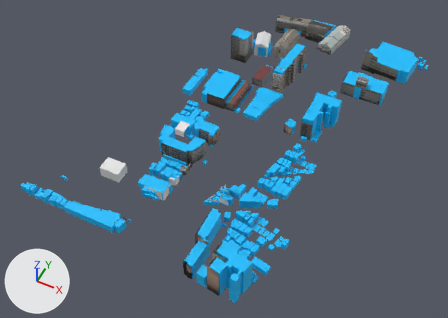
The Blender file モデリング/新家系ストラクチャ/北千住~南千住/関屋・河原/関屋.blend, before and after one commit.
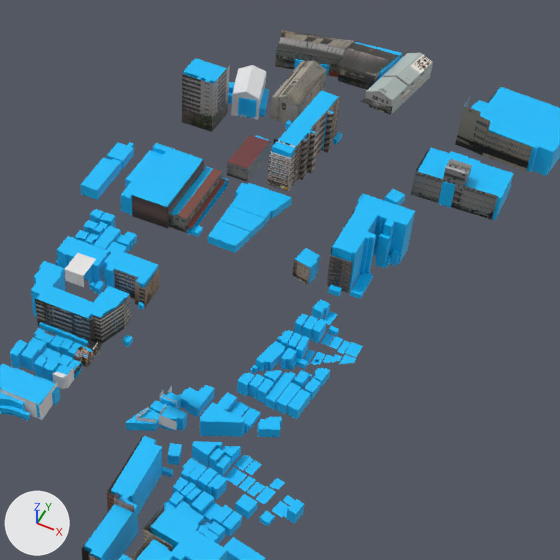
There are two pictures of each version: one whole from a 50 mm lens placed at (269.0, -723.0, 546.0), pointed at (49.0, -284.0, -2.0), one close up on the part from 32% to 92% of the width and 0% to 84% of the height. Arrows for +X, +Y and +Z are at lower left; the lights stay in place. The first two pictures are the older version.

Objects in the first close-up: 'test\u3000.085', '立方体.030', '立方体.032', '立方体.035', '立方体.036', '立方体.037', '立方体.038', '立方体.039', '立方体.040', '立方体.041', '立方体.049', '立方体.050' and 19 more.
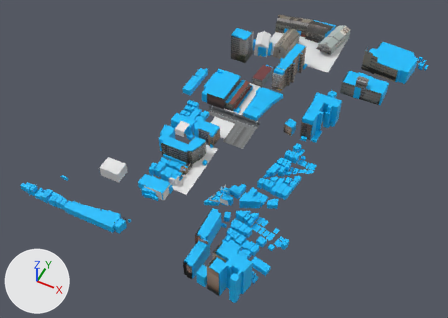
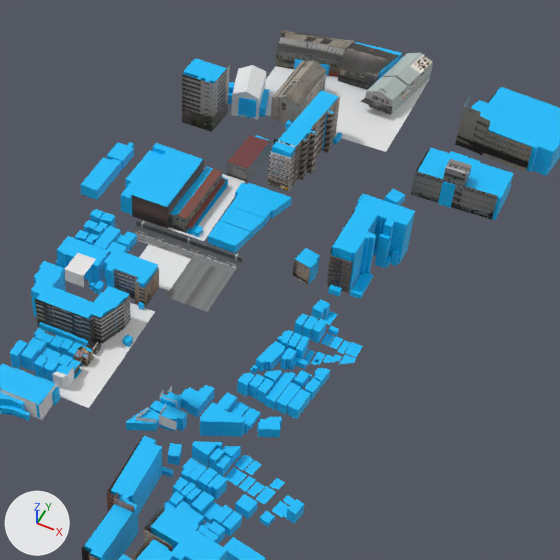
Edits to the bpy script that builds the scene:
```text
Add img_road2_png:
    img_road2_png = load_image('road2.png', 'road2.png', 512, 512, 'sRGB')
Add img_enseki_png:
    img_enseki_png = load_image('enseki.png', 'enseki.png', 128, 128, 'sRGB')
Add mat_マテリアル_055:
    mat_マテリアル_055 = principled_material('マテリアル.055')
    mat_マテリアル_055.texture = img_road2_png
Add mat_マテリアル_054:
    mat_マテリアル_054 = principled_material('マテリアル.054')
    mat_マテリアル_054.texture = img_enseki_png
Add me_平面_007:
    me_平面_007.from_pydata([(-19.2, -21.7, -0.1), (9.2, -21.7, -0.1), (-19.4, -60.9, -0.1), (9.0, -60.9, -0.1)], [], [(0, 1, 3, 2)])
Add me_平面_006:
    me_平面_006.from_pydata([(-60.4, -1.0, 0.0), (39.1, -1.0, 0.0), (-60.4, 86.6, -0.7), (39.1, 86.6, -0.7), (-60.4, 46.6, -0.5), (39.1, 35.1, -0.5)], [], [(4, 5, 3, 2), (0, 1, 5, 4)])
Add me_平面_005:
    me_平面_005.from_pydata([(-19.4, -1.0, 0.0), (9.0, -1.0, 0.0), (-19.4, 59.1, 0.0), (9.0, 59.1, 0.0)], [], [(0, 1, 3, 2)])
Add me_平面_004:
    me_平面_004.from_pydata(...)  # 8 vertices, 3 faces; spans x -7.6..63.4, y -1.3..9.5, z 0.0..3.1
    me_平面_004.materials.append(mat_マテリアル_055)  # picture img_road2_png
Add me_平面_003:
    me_平面_003.from_pydata([(-19.4, 16.2, 0.0), (9.0, 16.2, 0.0), (-19.4, 27.8, 0.0), (9.0, 27.8, 0.0)], [], [(0, 1, 3, 2)])
Add me_平面_002:
    me_平面_002.from_pydata([(-19.2, -21.7, -0.1), (9.2, -21.7, -0.1), (-19.4, 5.7, -0.1), (9.0, 5.7, -0.1)], [], [(0, 1, 3, 2)])
Add me_平面_001:
    me_平面_001.from_pydata(...)  # 8 vertices, 3 faces; spans x -30.9..36.0, y -35.1..5.4, z 0.0..0.1
    me_平面_001.materials.append(mat_マテリアル_054)  # picture img_enseki_png
Add me_平面:
    me_平面.from_pydata([(-19.4, -1.0, 0.0), (9.0, -1.0, 0.0), (-19.4, 27.8, 0.0), (9.0, 27.8, 0.0)], [], [(0, 1, 3, 2)])
Add ob_平面_007:
    ob_平面_007 = bpy.data.objects.new('平面.007', me_平面_007)
    ob_平面_007.location = (27.7, -292.2, 0.0)
Add ob_平面_006:
    ob_平面_006 = bpy.data.objects.new('平面.006', me_平面_006)
    ob_平面_006.location = (66.6, -82.9, -0.3)
Add ob_平面_005:
    ob_平面_005 = bpy.data.objects.new('平面.005', me_平面_005)
    ob_平面_005.location = (27.7, -209.3, -0.2)
Add ob_平面_004:
    ob_平面_004 = bpy.data.objects.new('平面.004', me_平面_004)
    ob_平面_004.location = (0.0, -219.9, -3.4)
Add ob_平面_003:
    ob_平面_003 = bpy.data.objects.new('平面.003', me_平面_003)
    ob_平面_003.location = (27.7, -302.6, 0.0)
Add ob_平面_002:
    ob_平面_002 = bpy.data.objects.new('平面.002', me_平面_002)
    ob_平面_002.location = (27.7, -292.2, 0.0)
Add ob_平面_001:
    ob_平面_001 = bpy.data.objects.new('平面.001', me_平面_001)
    ob_平面_001.location = (27.7, -226.7, 0.0)
Add ob_平面:
    ob_平面 = bpy.data.objects.new('平面', me_平面)
    ob_平面.location = (27.7, -255.5, 0.0)
```

Changed parts and their boxes [x1, y1, x2, y2] in the close-ups (560 x 560 px):
'平面.006', added
    after: [265, 66, 430, 152]
'平面.001', added
    after: [135, 232, 237, 312]
'平面.007', added
    after: [58, 350, 123, 408]
'平面.004', added
    after: [131, 219, 244, 271]
'平面', added
    after: [139, 244, 191, 291]
'平面.005', added
    after: [164, 168, 245, 241]
'平面.002', added
    after: [100, 320, 146, 358]
'平面.003', added
    after: [130, 303, 155, 325]
